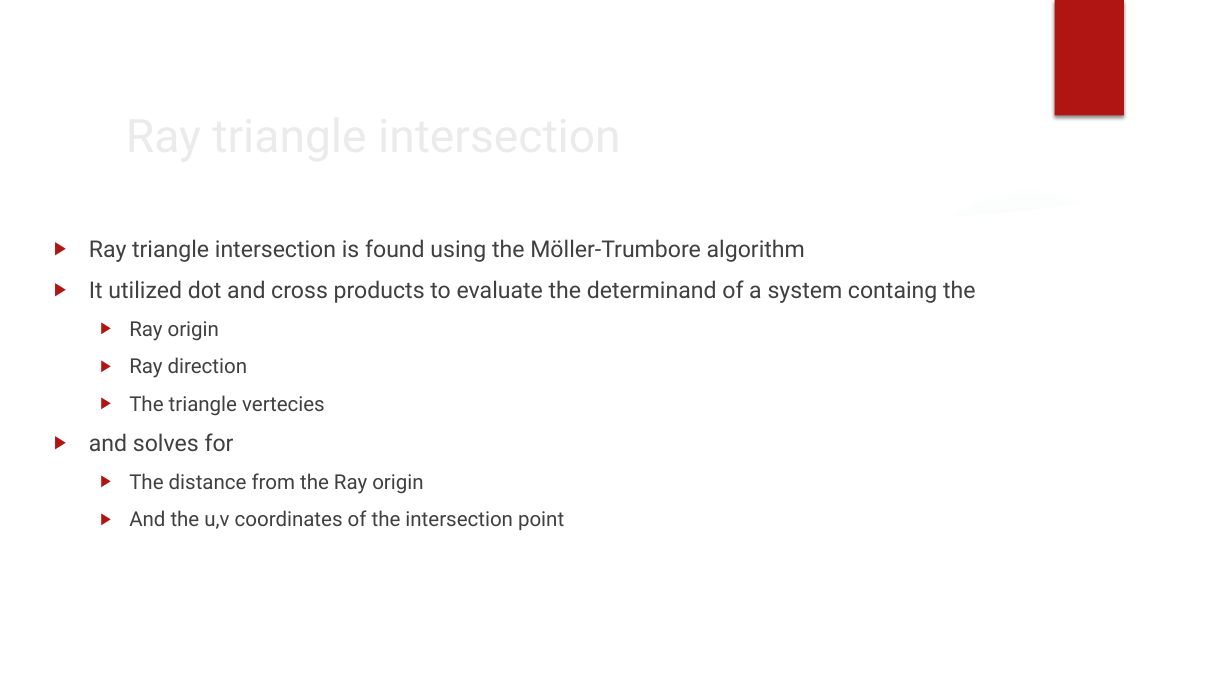
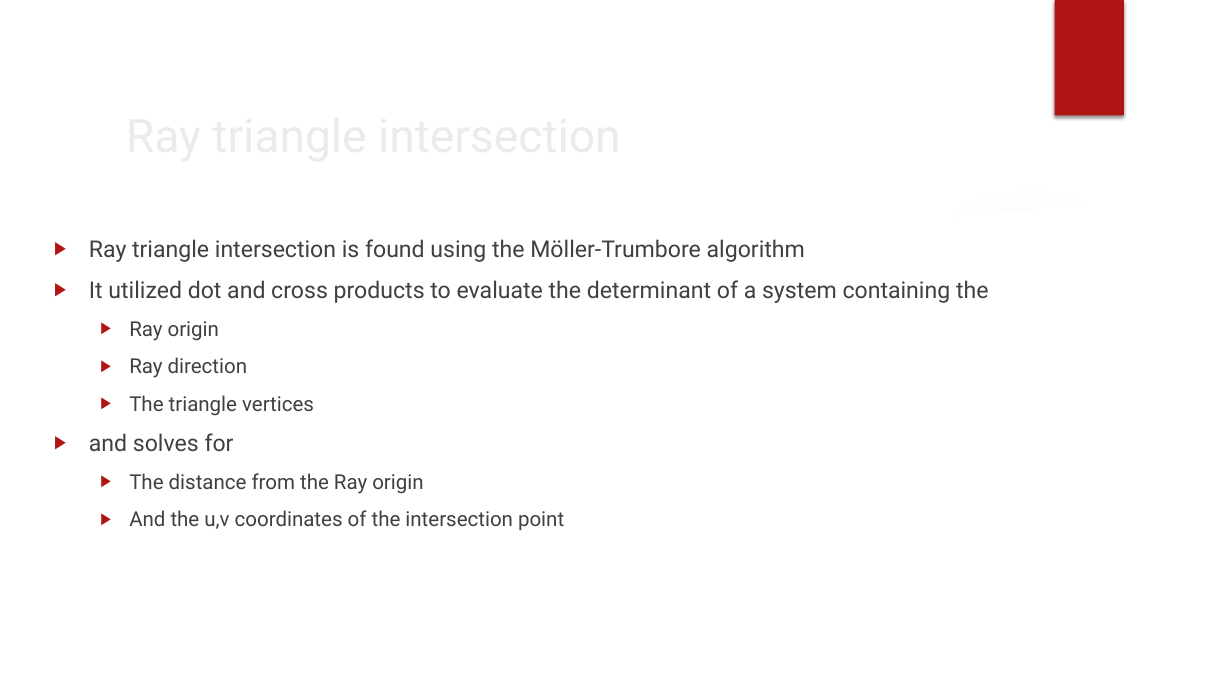
Before and after one commit to koxakis/RayTracing_FPGA, a slide deck: slide 13 of documentation/software/Base_render_system_documentation.pptx (slide 12 before the commit). Drawn at 1232x693 pixels with LibreOffice and Linux fonts; fonts in the diff are those of the drawing; background and template pictures are left out. Boxes give left, top, right and bottom in pixels: in the first picture for what was removed or moved away, otherwise in the second. Text is boxed around its words. In the diff, an @@ line names an element or a change of style, - is before the commit and + after.

```diff
--- a/documentation/software/Base_render_system_documentation.pptx
+++ b/documentation/software/Base_render_system_documentation.pptx
@@ text at [89,280,989,303]: text changed @@
-▶ It utilized dot and cross products to evaluate the determinand of a system containg the
+▶ It utilized dot and cross products to evaluate the determinant of a system containing the
@@ text at [129,395,314,416]: text changed @@
-  ▶ The triangle vertecies
+  ▶ The triangle vertices
```
Also in this commit, not shown: 12 other slides changed, 1 slide added, 3 other files.
